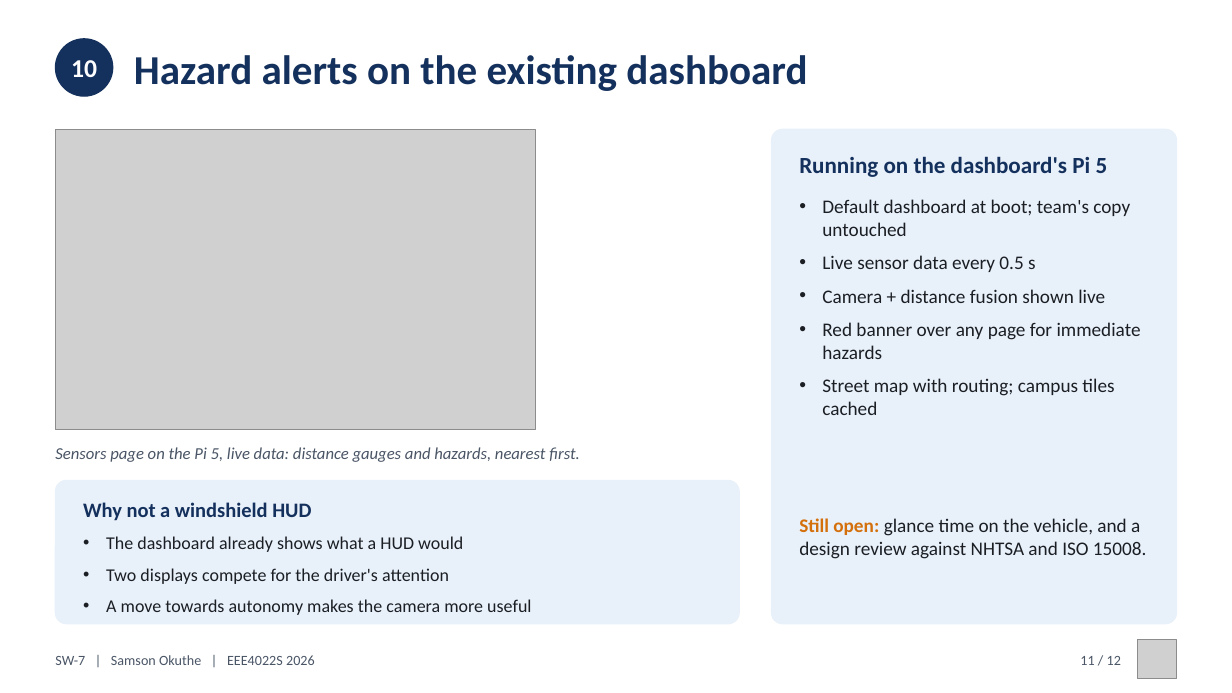
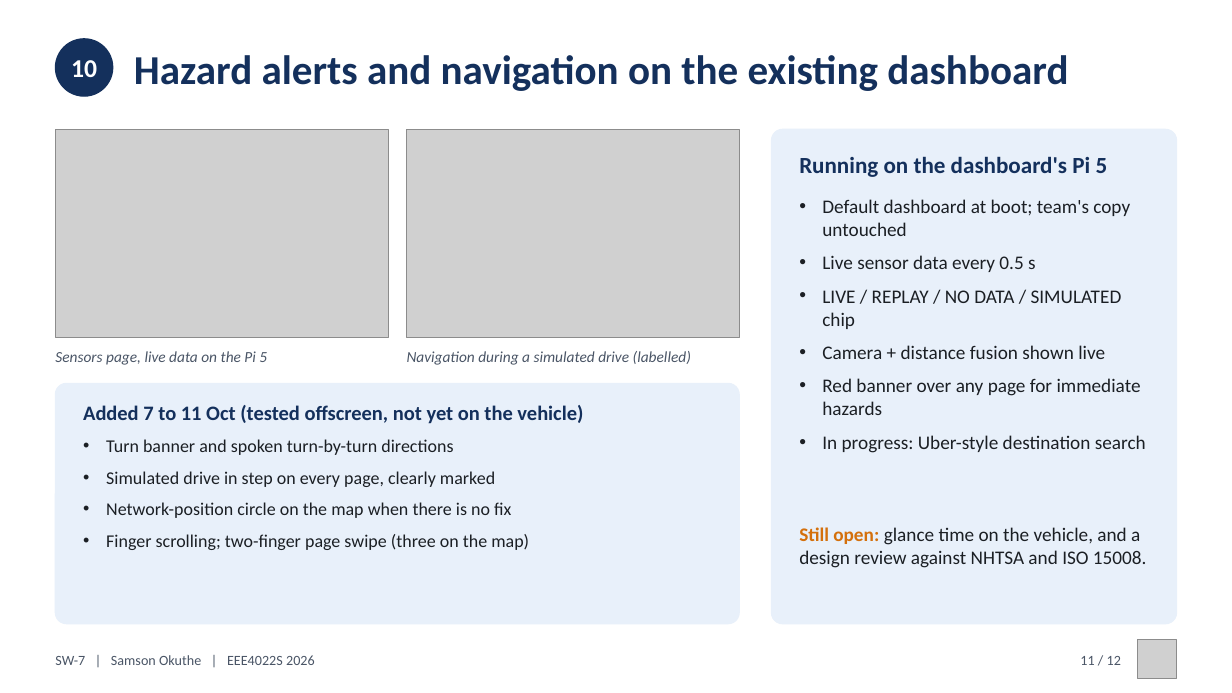
Before and after one commit to 0geder/Tukzie-HPEC-HUD, a slide deck: slide 11 of Presentation/SW7_Final_Presentation.pptx. Drawn at 1232x693 pixels with LibreOffice and Linux fonts; fonts in the diff are those of the drawing; grey boxes stand for pictures. Boxes give left, top, right and bottom in pixels: in the first picture for what was removed or moved away, otherwise in the second. Text is boxed around its words. In the diff, an @@ line names an element or a change of style, - is before the commit and + after.

```diff
--- a/Presentation/SW7_Final_Presentation.pptx
+++ b/Presentation/SW7_Final_Presentation.pptx
@@ text at bbox=[134, 55, 1068, 91]: text changed @@
-Hazard alerts on the existing dashboard
+Hazard alerts and navigation on the existing dashboard
@@ picture: place and size @@
-picture at bbox=[55, 129, 536, 430]
+picture at bbox=[55, 129, 388, 337]
@@ picture added at bbox=[407, 129, 739, 337] @@
@@ text at bbox=[822, 290, 1122, 329]: paragraph added @@
+• LIVE / REPLAY / NO DATA / SIMULATED chip
@@ text added at bbox=[55, 351, 267, 365], 12 pt, text #4A5566, italic @@
+Sensors page, live data on the Pi 5
@@ text at bbox=[407, 351, 691, 365]: text changed; size 16 to 12 pt; text colour #14305C to #4A5566; bold off; italic on @@
-Why not a windshield HUD
+Navigation during a simulated drive (labelled)
@@ rounded rectangle: place and size @@
-rounded rectangle at bbox=[55, 481, 739, 624]
+rounded rectangle at bbox=[55, 384, 739, 624]
@@ rounded rectangle at bbox=[55, 384, 739, 624]: proportions changed @@
@@ text added at bbox=[83, 405, 583, 424], 16 pt, text #14305C, bold @@
+Added 7 to 11 Oct (tested offscreen, not yet on the vehicle)
@@ text removed at bbox=[55, 447, 580, 462] @@
-Sensors page on the Pi 5, live data: distance gauges and hazards, nearest first.
@@ text added at bbox=[106, 439, 529, 550], 14 pt, text #1B1F24 @@
+• Turn banner and spoken turn-by-turn directions
+• Simulated drive in step on every page, clearly marked
+• Network-position circle on the map when there is no fix
+• Finger scrolling; two-finger page swipe (three on the map)
@@ text at bbox=[822, 435, 1146, 453]: text changed @@
-• Street map with routing; campus tiles cached
+• In progress: Uber-style destination search
@@ text removed at bbox=[106, 536, 531, 615] @@
-• The dashboard already shows what a HUD would
-• Two displays compete for the driver's attention
-• A move towards autonomy makes the camera more useful
@@ text "Still open: glance time on ...": place and size @@
-text "Still open: glance time on ..." at bbox=[799, 518, 1147, 559]
+text "Still open: glance time on ..." at bbox=[799, 527, 1147, 568]
```
Also in this commit, not shown: 7 other slides changed, 8 other files.
